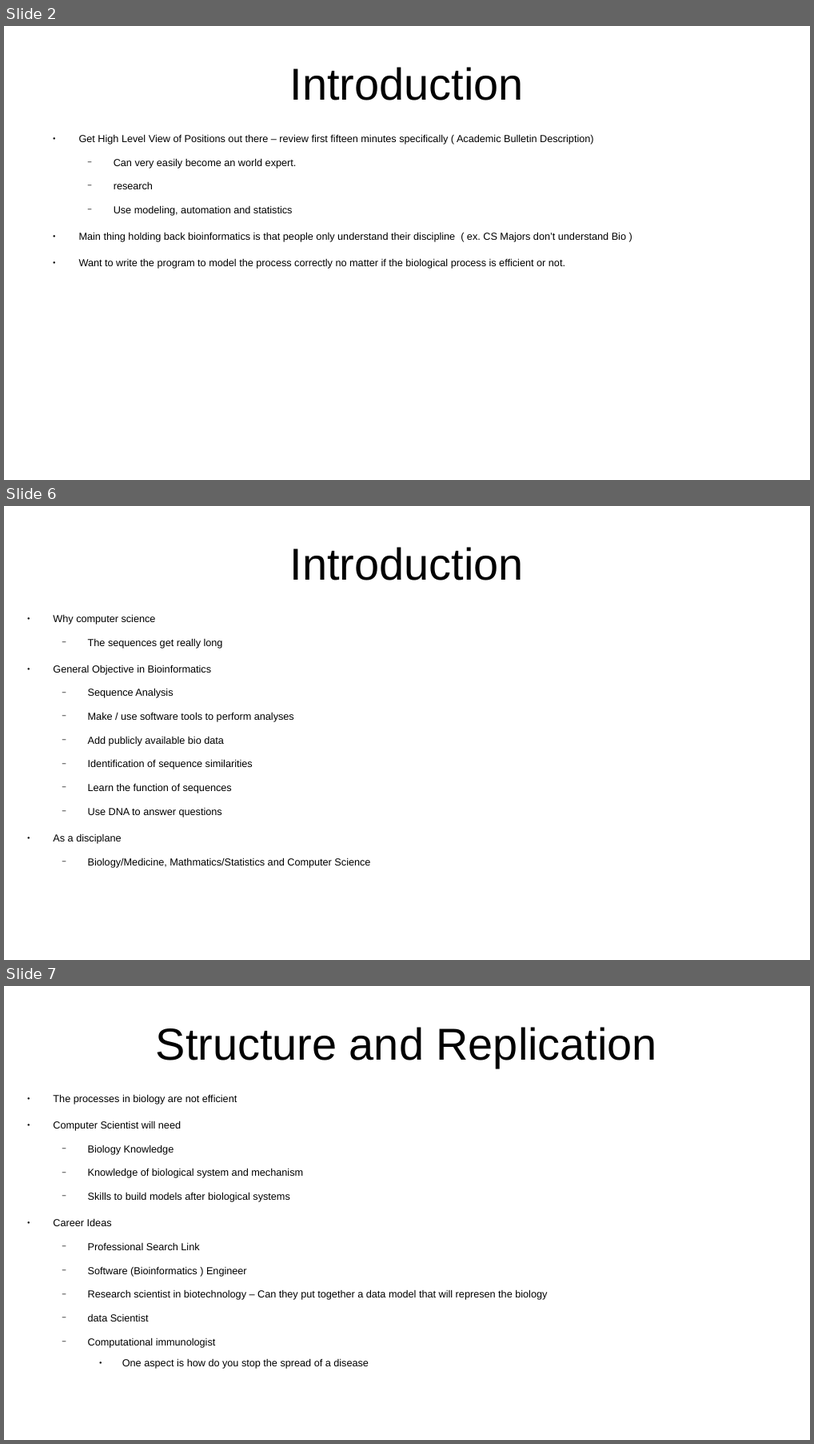
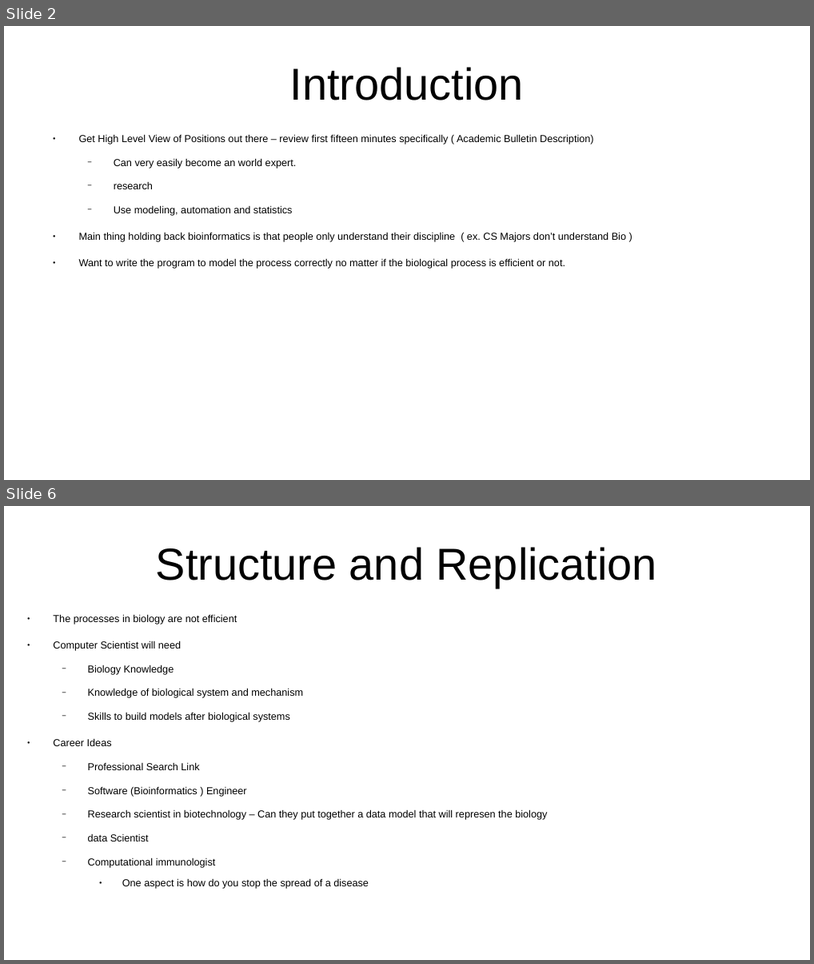
Before and after one commit to CharlesStockman/notesFromCourses, a slide deck: bioinformatics/CS-3000 – Bioinformatics.odp. Shown one above the other, each under a label of ours: slides 2, 6 and 7 before the commit, slides 2 and 6 after it; the slides between them are not shown. The pictures are 814x1444 and 814x964 pixels, drawn with LibreOffice and Linux fonts; fonts in the diff are those of the drawing. Boxes give left, top, right and bottom in pixels: in the first picture for what was removed or moved away, otherwise in the second. Text is boxed around its words. In the diff, an @@ line names an element or a change of style, - is before the commit and + after.

```diff
--- a/bioinformatics/CS-3000 – Bioinformatics.odp
+++ b/bioinformatics/CS-3000 – Bioinformatics.odp
@@ slide 6 removed at (4,506,810,960), background #FFFFFF @@
@@ title removed at (290,547,524,580) @@
-Introduction
@@ text removed at (53,614,370,868) @@
-● Why computer science
-  − The sequences get really long
-● General Objective in Bioinformatics
-  − Sequence Analysis
-  − Make / use software tools to perform analyses
-  − Add publicly available bio data
-  − Identification of sequence similarities
-  − Learn the function of sequences
-  − Use DNA to answer questions
-● As a disciplane
-  − Biology/Medicine, Mathmatics/Statistics and Computer Science
@@ what was slide 7 is now slide 6 @@
```
Also in this commit, not shown: 5 slides changed, 2 slides added, 15 other files.
